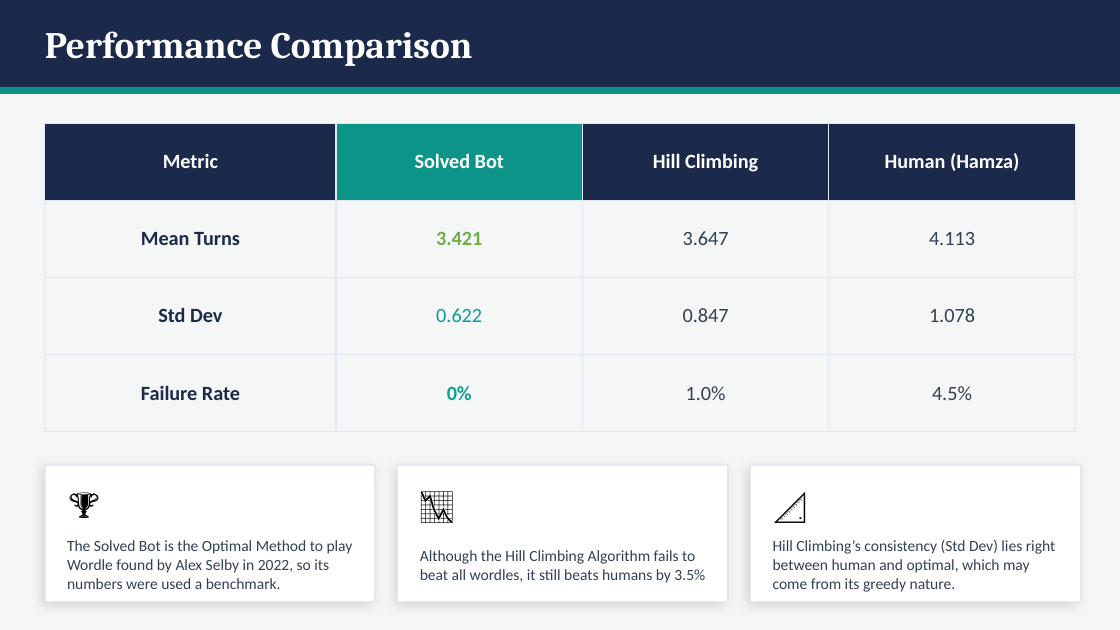
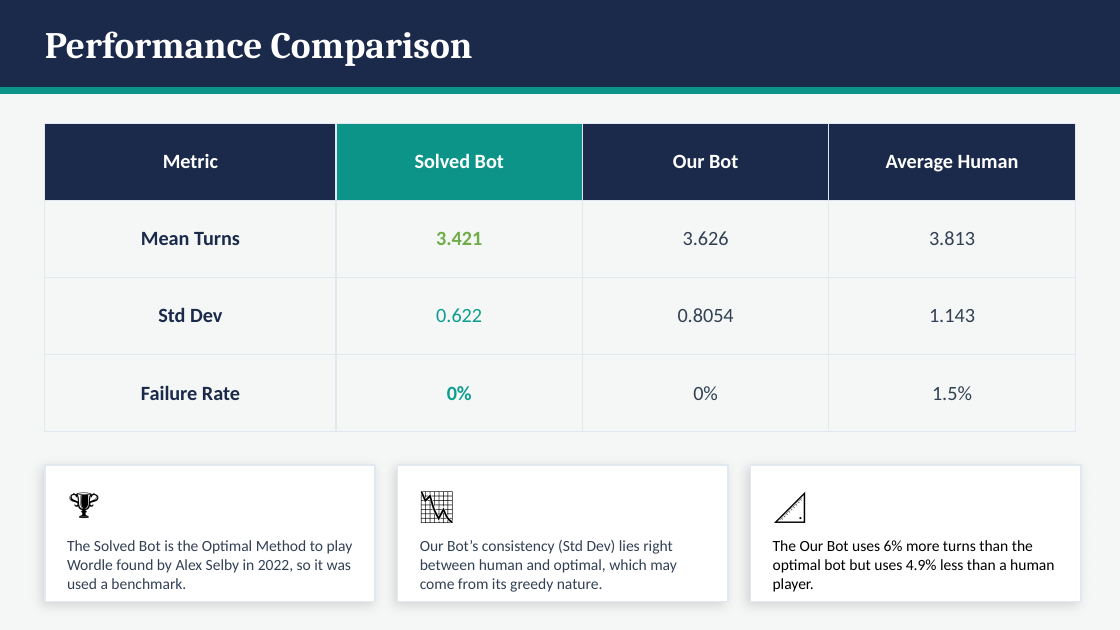
Before and after one commit to OmarDardery/project1-intro-to-ai, a slide deck: slide 6 of Wordle_HillClimbing.pptx. Drawn at 1120x630 pixels with LibreOffice and Linux fonts; fonts in the diff are those of the drawing. Boxes give left, top, right and bottom in pixels: in the first picture for what was removed or moved away, otherwise in the second. Text is boxed around its words. In the diff, an @@ line names an element or a change of style, - is before the commit and + after.

Commit message:
Algo & subsequent PPTX Update
Improve solver: score candidates by per-position letter frequency instead of global frequency; override greedy pick with a diagnostic guess when multiple words share scores remain to better distinguish between them.

```diff
--- a/Wordle_HillClimbing.pptx
+++ b/Wordle_HillClimbing.pptx
@@ table at (x1=45, y1=123, x2=1075, y2=431) @@
-row 1, column 3: Hill Climbing
+row 1, column 3: Our Bot
-row 1, column 4: Human (Hamza)
+row 1, column 4: Average Human
-row 2, column 3: 3.647
+row 2, column 3: 3.626
-row 2, column 4: 4.113
+row 2, column 4: 3.813
-row 3, column 3: 0.847
+row 3, column 3: 0.8054
-row 3, column 4: 1.078
+row 3, column 4: 1.143
-row 4, column 3: 1.0%
+row 4, column 3: 0%
-row 4, column 4: 4.5%
+row 4, column 4: 1.5%
@@ text at (x1=67, y1=540, x2=353, y2=589): text changed @@
-The Solved Bot is the Optimal Method to play Wordle found by Alex Selby in 2022, so its numbers were used a benchmark.
+The Solved Bot is the Optimal Method to play Wordle found by Alex Selby in 2022, so it was used a benchmark.
@@ text at (x1=420, y1=540, x2=677, y2=592): text changed @@
-Hill Climbing’s consistency (Std Dev) lies right between human and optimal, which may come from its greedy nature.
+Our Bot’s consistency (Std Dev) lies right between human and optimal, which may come from its greedy nature.
@@ text removed at (x1=420, y1=550, x2=705, y2=583) @@
-Although the Hill Climbing Algorithm fails to beat all wordles, it still beats humans by 3.5%
@@ text added at (x1=773, y1=540, x2=1054, y2=592), 10 pt, text #000000 @@
+The Our Bot uses 6% more turns than the optimal bot but uses 4.9% less than a human player.
```
Also in this commit, not shown: 6 other slides changed, 2 other files.
